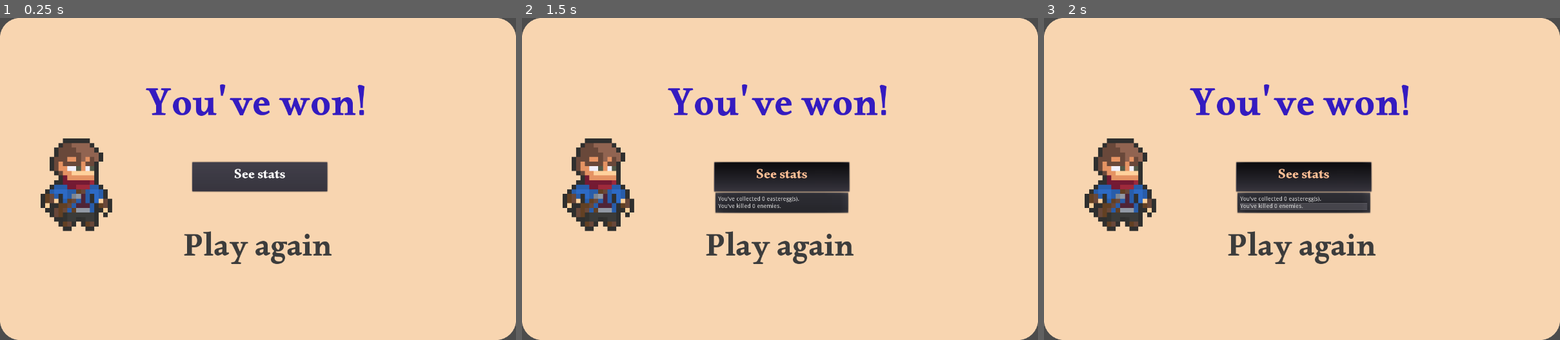
Above: before the commit, frames 1-3 (left to right).
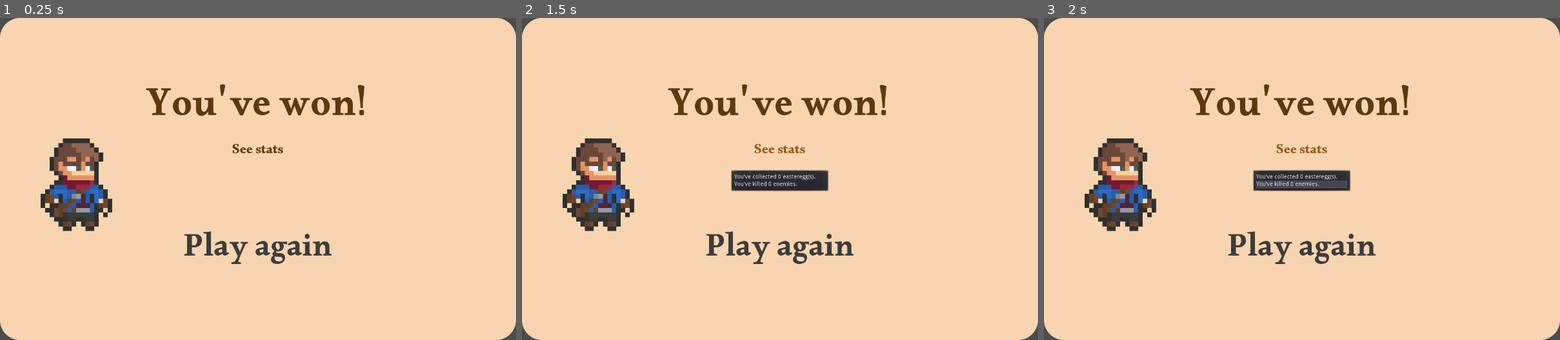
Above: after the commit, the same moments.

Repository: Alaliszon121/platform-game
Game: Godot game, scene res://Winner_scene.tscn
Same seed, same stepped clock (60 frames per second), same inputs: the game is played once before the commit and once after it. This scene is started directly instead of the project's main scene.
Inputs:
- Up to frame 1 (0.25 s): no input
- Up to frame 2 (1.5 s): click "See stats" at 0.5 s; tap Enter at 1.25 s; hold Right (ui_right) from 1.28 s (still down)
- Up to frame 3 (2 s): keep holding Right (ui_right); tap Up (ui_up) at 1.52 s

The runs differ from the first frame. In frame 1, 3.8% of the frame differs, in the area x 28-71%, y 20-55%; in frame 2, 4.8%; in frame 3, 5.1%, in the area x 28-71%, y 20-61%.

Commit message:
Update Winner_scene.tscn
Updating little graphical details

Diff:
--- a/Winner_scene.tscn
+++ b/Winner_scene.tscn
@@ -36,7 +36,7 @@
 margin_top = 137.0
 margin_right = 910.0
 margin_bottom = 327.0
-custom_colors/font_color = Color( 0.203922, 0.105882, 0.752941, 1 )
+custom_colors/font_color = Color( 0.372549, 0.219608, 0.054902, 1 )
 custom_fonts/font = SubResource( 2 )
 text = "You've won!"
 
@@ -53,25 +53,29 @@
 margin_top = 507.0
 margin_right = 824.0
 margin_bottom = 659.0
-custom_colors/font_color_focus = Color( 0, 0, 0, 1 )
+custom_colors/font_color_focus = Color( 0.372549, 0.219608, 0.054902, 1 )
 custom_colors/font_color = Color( 0.235294, 0.235294, 0.235294, 1 )
-custom_colors/font_color_hover = Color( 0, 0, 0, 1 )
-custom_colors/font_color_pressed = Color( 0.00784314, 0, 0.25098, 1 )
+custom_colors/font_color_hover = Color( 0.564706, 0.333333, 0.0823529, 1 )
+custom_colors/font_color_pressed = Color( 0.164706, 0.0941176, 0.0196078, 1 )
 custom_fonts/font = SubResource( 3 )
 text = "Play again"
 underline = 2
 
 [node name="MenuButton" type="MenuButton" parent="Panel"]
-margin_left = 477.0
-margin_top = 358.0
-margin_right = 812.0
-margin_bottom = 431.0
-custom_colors/font_color_disabled = Color( 1, 1, 1, 1 )
-custom_colors/font_color = Color( 1, 1, 1, 1 )
-custom_colors/font_color_hover = Color( 0.572549, 0.572549, 0.572549, 1 )
-custom_colors/font_color_pressed = Color( 1, 0.752941, 0.588235, 1 )
+anchor_left = 0.403906
+anchor_top = 0.3625
+anchor_right = 0.595312
+anchor_bottom = 0.47
+mouse_default_cursor_shape = 2
+custom_colors/font_color_disabled = Color( 0.372549, 0.219608, 0.054902, 1 )
+custom_colors/font_color = Color( 0.372549, 0.219608, 0.054902, 1 )
+custom_colors/font_color_hover = Color( 0.596078, 0.352941, 0.0901961, 1 )
+custom_colors/font_color_pressed = Color( 0.596078, 0.352941, 0.0901961, 1 )
 custom_fonts/font = SubResource( 5 )
 text = "See stats"
-flat = false
+expand_icon = true
+__meta__ = {
+"_edit_use_anchors_": true
+}
 
 [connection signal="pressed" from="Panel/LinkButton" to="." method="_on_LinkButton_pressed"]
